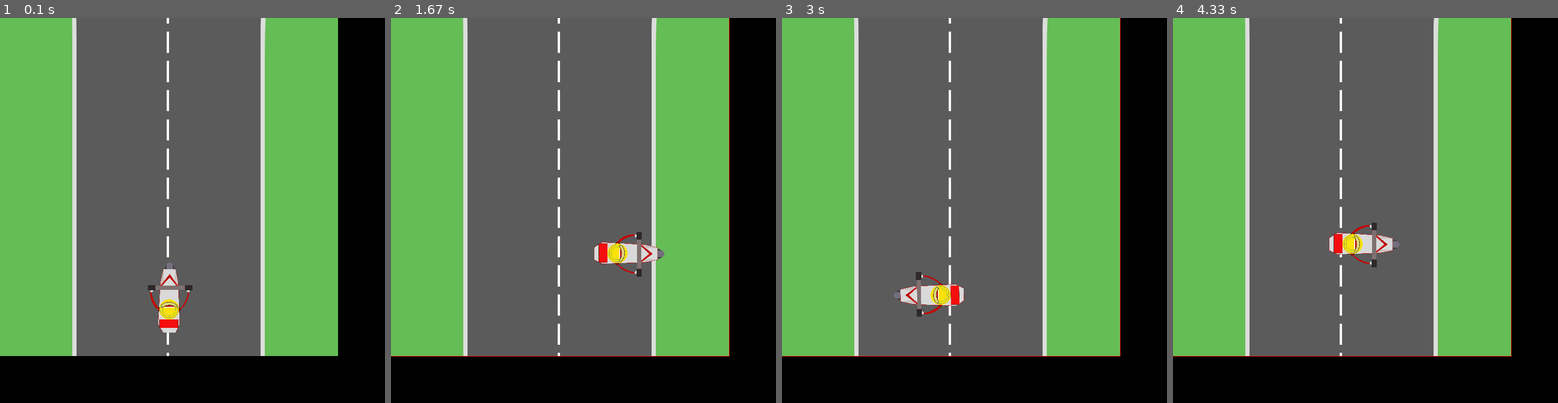
Above: before the commit, frames 1-4 (left to right).
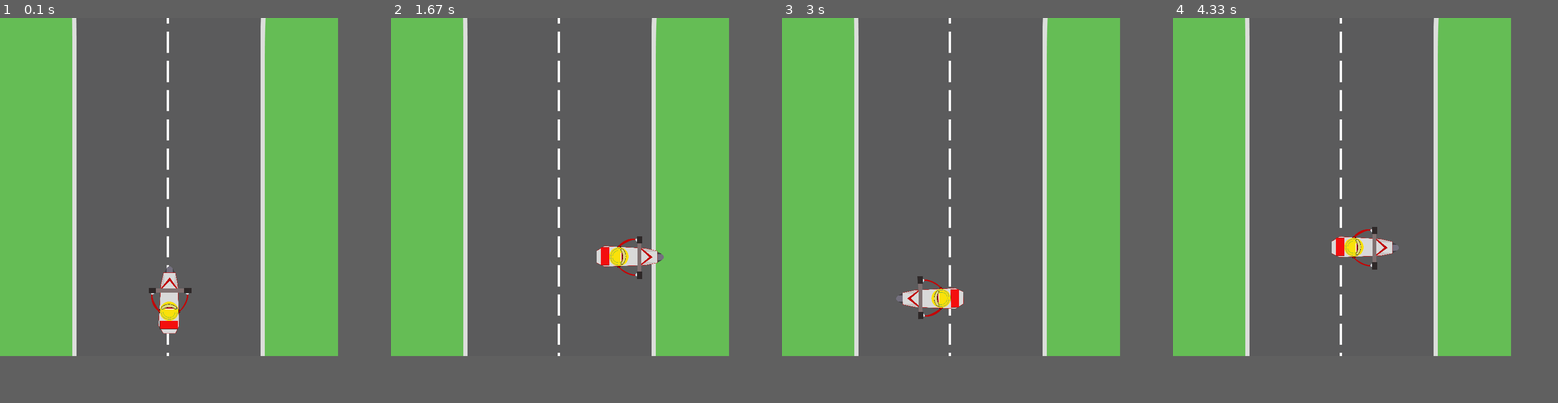
Above: after the commit, the same moments.

Repository: Danilo-C-Ramos/Pygame
Game: pygame game, started from Main.py
Two runs of this game, one before a commit and one after it. Both use one fixed random seed, a clock stepped at 60 frames per second and the inputs below.
Inputs:
- Up to frame 1 (0.1 s): no input
- Up to frame 2 (1.67 s): tap Enter at 0.33 s; hold D 0.67-1.13 s; hold W 1.17-1.47 s; hold D from 1.5 s (still down)
- Up to frame 3 (3 s): release D at 1.97 s; hold A 2-2.53 s; hold S 2.57-2.87 s; hold A from 2.9 s (still down)
- Up to frame 4 (4.33 s): release A at 3.3 s; hold W 3.33-3.7 s; hold D from 3.73 s (still down)
In our replay, the window is 820x820 before the commit and 720x720 after it. These sizes can differ from the game's own. Grey fills any space a smaller window leaves; there, only what the larger window draws over its background counts as a difference.

The runs differ from the first frame. In frame 1, 0.6% of the frame differs, in the area x 0-50%, y 63-88%; in frame 2, 0.9%; in frame 3, 0.9%; in frame 4, 0.9%, in the area x 0-88%, y 0-88%.

Commit message:
mais assets e time_sleep

Diff:
--- a/Main.py
+++ b/Main.py
@@ -4,12 +4,13 @@
 from config import *
 from game_loop import *
 from assets import *
+import time
 
 pygame.init()
 pygame.mixer.init()
 
 # ----- Gera tela principal
-window = pygame.display.set_mode((WIDTH + 100, HEIGHT + 100))
+window = pygame.display.set_mode((WIDTH, HEIGHT))
 pygame.display.set_caption('Motinha')
 
 game = True
@@ -51,15 +52,19 @@
         if event.type == pygame.KEYDOWN:
             keys_down[event.key] = True
 
-            if event.key == pygame.K_a:
+            #if event.key == pygame.K_w and event.key == pygame.K_a:
+                #player.speedx = -3.53
+                #player.speedy = -3.53
+                #player.image = assets[MOTO_DIAGONAL_ESQUERDA]
+            if event.key == pygame.K_w:
+                player.image = assets[MOTO]
+                player.speedy -= 5
+            elif event.key == pygame.K_a:
                 player.image = assets[MOTO_ESQUERDA]
                 player.speedx -= 5
             elif event.key == pygame.K_d:
                 player.image = assets[MOTO_DIREITA]
                 player.speedx += 5
-            elif event.key == pygame.K_w:
-                player.image = assets[MOTO]
-                player.speedy -= 5
             elif event.key == pygame.K_s:
                 player.image = assets[MOTO_TRAS]
                 player.speedy += 5
@@ -77,15 +82,18 @@
     #bateu = pygame.sprite.spritecollide(player, obstaculo, True)
     #if bateu:
 
+    if player.speedy == -5:
+        player.image = assets[MOTO]
+
     if player.rect.bottom > HEIGHT:
         player.speedy = 0
         player.rect.bottom = HEIGHT
 
 
     if (player.rect.bottom <= 0 or player.rect.left > WIDTH or player.rect.right < 0) and (state == RETA or state == RETA_E or state == RETA_D):
+        time.sleep(0.25)
         player.rect.centerx = WIDTH / 2
         player.rect.bottom = HEIGHT - 10
-
 
         paredes.empty()
         #state_i = (state_i + 1) % len(states)
@@ -100,7 +108,7 @@
         tempo = 0
 
     elif (player.rect.bottom <= 0 or player.rect.left > WIDTH or player.rect.right < 0) and state != RETA:
-
+        time.sleep(0.25)
         player.rect.centerx = WIDTH / 2
         player.rect.bottom = HEIGHT - 10
 
@@ -139,6 +147,7 @@
             player.speedx = 0
 
         elif player.rect.right > WIDTH/2:
+            print('elefante')
             player.rect.right -= 1
             player.speedx = 0
 
--- a/assets.py
+++ b/assets.py
@@ -36,6 +36,10 @@
 BUEIRO = 'bueiro_img'
 CACHORRO = 'cachorro_img'
 PLACA_DE_PARE = 'placa_de_pare_img'
+HIDRANTE = 'hidrante_img'
+POLICIA = 'policia_img'
+OUTDOOR_INSPER = 'outdoor_insper_img'
+OUTDOOR_ESPM = 'outdoor_espm_img'
 
 def load_assets():
     assets = {}
@@ -111,6 +115,19 @@
     assets[G_TRES] = pygame.transform.scale(assets[G_TRES], (WIDTH, HEIGHT))
 
 
+    assets[HIDRANTE] = pygame.image.load(os.path.join(IMG_DIR, 'hidrante.png')).convert_alpha()
+    assets[HIDRANTE] = pygame.transform.scale(assets[HIDRANTE], (MOTO_WIDTH, MOTO_HEIGHT))
+
+    assets[POLICIA] = pygame.image.load(os.path.join(IMG_DIR, 'policia.png')).convert_alpha()
+    assets[POLICIA] = pygame.transform.scale(assets[POLICIA], (MOTO_WIDTH, MOTO_HEIGHT))
+
+    assets[OUTDOOR_INSPER] = pygame.image.load(os.path.join(IMG_DIR, 'outdoor_insper.png')).convert_alpha()
+    assets[OUTDOOR_INSPER] = pygame.transform.scale(assets[OUTDOOR_INSPER], (MOTO_WIDTH, MOTO_HEIGHT))
+
+    assets[OUTDOOR_ESPM] = pygame.image.load(os.path.join(IMG_DIR, 'outdoor_espm.png')).convert_alpha()
+    assets[OUTDOOR_ESPM] = pygame.transform.scale(assets[OUTDOOR_ESPM], (MOTO_WIDTH, MOTO_HEIGHT))
+
+
     '''
     assets[ARVORE] = pygame.image.load(os.path.join(IMG_DIR, "Arvore.png")).convert()
     assets[BUEIRO] = pygame.image.load(os.path.join(IMG_DIR, "Bueiro.png")).convert()
--- a/config.py
+++ b/config.py
@@ -5,8 +5,8 @@
 SND_DIR = path.join(path.dirname(__file__), 'assets', 'snd')
 #FNT_DIR = path.join(path.dirname(__file__), 'assets', 'font')
 
-MOTO_WIDTH = 230
-MOTO_HEIGHT = 230
+MOTO_WIDTH = 220
+MOTO_HEIGHT = 220
 CARRO_WIDTH = 80
 CARRO_HEIGHT = 120  #Tamanhos aleatorios ate o momento
 
Binary file changed: assets/img/b_reta_d.png
Binary file changed: assets/img/b_reta_e.png
Binary file changed: assets/img/g_reta_d.png
Binary file changed: assets/img/g_reta_e.png
Binary file added: assets/img/hidrante.png
Binary file added: assets/img/outdoor_espm.png
Binary file added: assets/img/outdoor_insper.png
Binary file added: assets/img/policia.png
